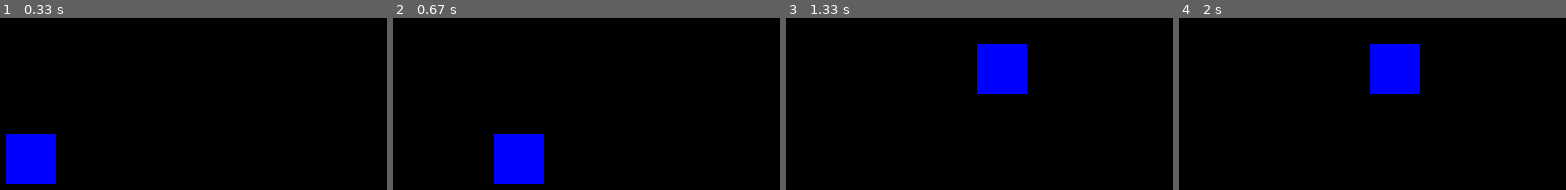
Above: before the commit, frames 1-4 (left to right).
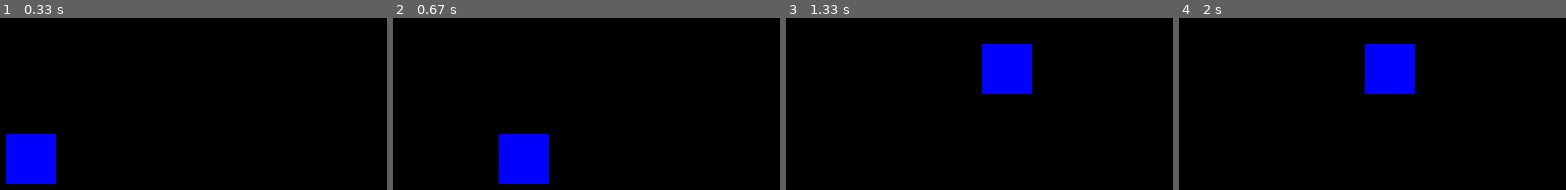
Above: after the commit, the same moments.

Repository: JoZonneveld/Peercoach
Game: pygame game, started from Python/Periode2/PyGame/Main.py
Same seed, same stepped clock (60 frames per second), same inputs: the game is played once before the commit and once after it.
Inputs:
- Up to frame 1 (0.33 s): no input
- Up to frame 2 (0.67 s): hold Right from 0.33 s (still down)
- Up to frame 3 (1.33 s): release Right at 0.8 s; hold Up 0.83-1.13 s; hold Right from 1.17 s (still down)
- Up to frame 4 (2 s): release Right at 1.63 s; hold Left from 1.67 s (still down)

Frame 1 is identical in both runs. In frame 2, 0.8% of the frame differs, in the area x 26-41%, y 67-97%; in frame 3, 0.8%; in frame 4, 0.8%.

Commit message:
Pygame finished

Diff:
--- a/Python/Periode2/PyGame/Main.py
+++ b/Python/Periode2/PyGame/Main.py
@@ -6,21 +6,31 @@
 pg.display.set_caption("Pygame") # Name Window
 clock = pg.time.Clock() # setting a clock
 
+
+#CREATE GAME OBJECTS
 Rect = Rectangle(200,300,50,50) #creating a Rect
+#END CREATE GAME OBJECTS
+
+#CREATE LIST
+Objects = list()
+#ADD GAME OBJECTS TO LIST
+Objects.append(Rect)
+#END CREATE LIST
 
 running = True #loop condition
 while running:
+    screen.fill(Black) #create background color
+
     for event in pg.event.get():
         if event.type == pg.QUIT:
             running = False
-
         if event.type == pg.KEYDOWN:
             if event.key == pg.K_ESCAPE:
                 running = False
-    screen.fill(Black) #create background color
 
-    Rect.Draw(screen) #call Rect Draw
-    Rect.Update(screen) #call Rect Update
+    for Object in Objects:
+        Object.Update(screen)
+        Object.Draw(screen)
 
     pg.display.update() #update display
     clock.tick(60) # set framerate
--- a/Python/Periode2/PyGame/Rect.py
+++ b/Python/Periode2/PyGame/Rect.py
@@ -6,12 +6,14 @@
 
     def Update(self, screen):
         # print(x, y)
+        x, y = screen.get_size()
         key = pg.key.get_pressed()
         if key[pg.K_LEFT]:
             if self.Rect.left - 10 >= 0:
                 self.Rect.move_ip(-5, 0)
         if key[pg.K_RIGHT]:
-            self.Rect.move_ip(5, 0)
+            if self.Rect.right + 10 <= x:
+                self.Rect.move_ip(5, 0)
         if key[pg.K_UP]:
             if self.Rect.top - 10 >= 0:
                 self.Rect.move_ip(0, -5)
